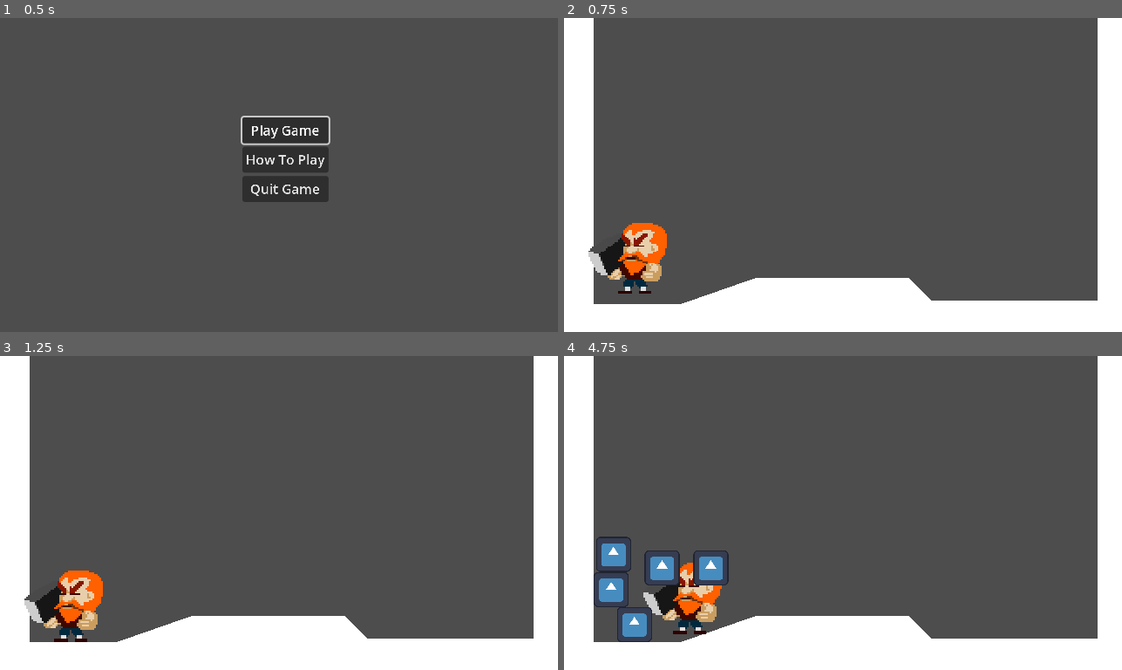
Above: before the commit, frames 1-4 (two rows, left to right).
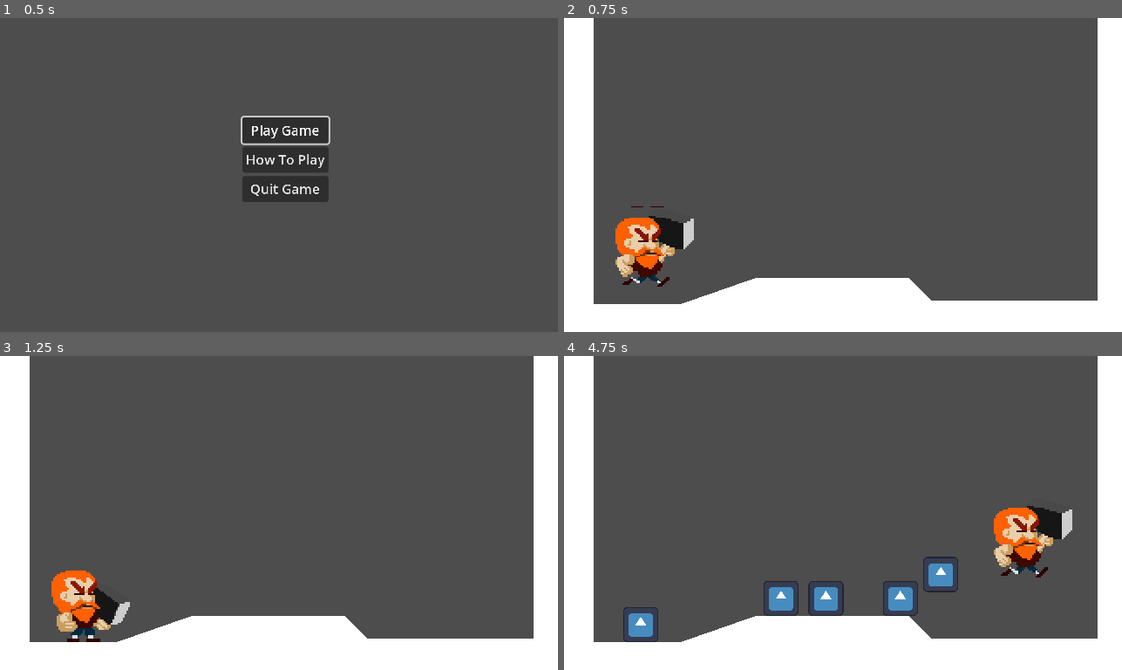
Above: after the commit, the same moments.

Repository: simonoNilssono/godot-project-thor
Game: Godot game, scene res://Scenes/main.tscn
Same seed, same stepped clock (60 frames per second), same inputs: the game is played once before the commit and once after it. The engine's default icon, where the game draws it, is replaced by a stand-in: a white triangle on a blue panel in a dark square.
Inputs (mouse positions are in pixels of both pictures, inside the frame that each line leads up to):
- Up to frame 1 (0.5 s): no input
- Up to frame 2 (0.75 s): click "Play Game" at 0.5 s
- Up to frame 3 (1.25 s): no input
- Up to frame 4 (4.75 s): move the mouse to (965, 497) at 1.27 s; hold U (Spawn Enemy) 1.28-2.03 s; hold D (Right) 1.28-2.78 s; tap W (Up) at 1.52, 2.27, 3.77, 4.52 s; move the mouse to (731, 528) at 2.02 s; tap U (Spawn Enemy) at 2.1, 3.6 s; move the mouse to (898, 443) at 2.77 s; hold A (Left) 2.78-3.53 s; hold U (Spawn Enemy) 2.78-3.53 s; move the mouse to (815, 575) at 3.52 s; hold D (Right) from 3.53 s (still down); move the mouse to (1010, 560) at 4.27 s; hold U (Spawn Enemy) from 4.28 s (still down)

Frame 1 is identical in both runs. In frame 2, 2.4% of the frame differs, in the area x 4-24%, y 60-88%; in frame 3, 2.1%; in frame 4, 7.2%, in the area x 5-92%, y 47-92%.

Commit message:
fixed animations for run jump and idle

Diff:
--- a/Scenes/player.tscn
+++ b/Scenes/player.tscn
@@ -4,7 +4,7 @@
 [ext_resource type="Texture2D" uid="uid://3171raopg10h" path="res://Sprites/ThorSpritesheet.png" id="2_ehapr"]
 
 [sub_resource type="RectangleShape2D" id="RectangleShape2D_we3n4"]
-size = Vector2(26.9231, 28)
+size = Vector2(36.5385, 28)
 
 [sub_resource type="RectangleShape2D" id="RectangleShape2D_f2eb1"]
 size = Vector2(20, 32)
@@ -91,7 +91,7 @@
 script = ExtResource("1_r2mqc")
 
 [node name="CollisionShape2D" type="CollisionShape2D" parent="."]
-position = Vector2(-3, -14)
+position = Vector2(0.5, -14)
 scale = Vector2(0.52, 1)
 shape = SubResource("RectangleShape2D_we3n4")
 
@@ -112,6 +112,7 @@
 shape = SubResource("RectangleShape2D_f2eb1")
 
 [node name="AnimatedSprite2D" type="AnimatedSprite2D" parent="."]
-position = Vector2(0, -25)
+position = Vector2(0.5, -25)
 sprite_frames = SubResource("SpriteFrames_mm36x")
 animation = &"idle"
+flip_h = true
--- a/Scripts/player.gd
+++ b/Scripts/player.gd
@@ -7,11 +7,14 @@
 const SPEED = 100.0
 const JUMP_VELOCITY = -300.0
 
+@onready var animated_sprite_2d: AnimatedSprite2D = $AnimatedSprite2D
+
+
 # single input events handled here
 func _input(event: InputEvent) -> void:
 	if event.is_action_pressed("Spawn Enemy"):
 		var enemy = ENEMY_SCENE.instantiate()
-		enemy.position = global_position - Vector2(0,50)
+		enemy.position = global_position - Vector2(0,100)
 		get_tree().root.add_child(enemy)
 
 func _physics_process(delta: float) -> void:
@@ -23,7 +26,7 @@
 	var direction := Input.get_axis("Left", "Right")
 	# Accel or deccel in desired direction depending on input
 	accelOrDeccel(direction, delta)
-
+	updateAnimations(direction)
 	move_and_slide()
 
 
@@ -64,3 +67,12 @@
 	else:
 		if Input.is_action_just_released("Up") and velocity.y < JUMP_VELOCITY / 2:
 			velocity.y = JUMP_VELOCITY /2
+
+func updateAnimations(direction):
+		if direction !=0:
+			animated_sprite_2d.scale.x = direction
+			animated_sprite_2d.play("run")
+		else:
+			animated_sprite_2d.play("idle")
+		if not is_on_floor():
+			animated_sprite_2d.play("jump")
